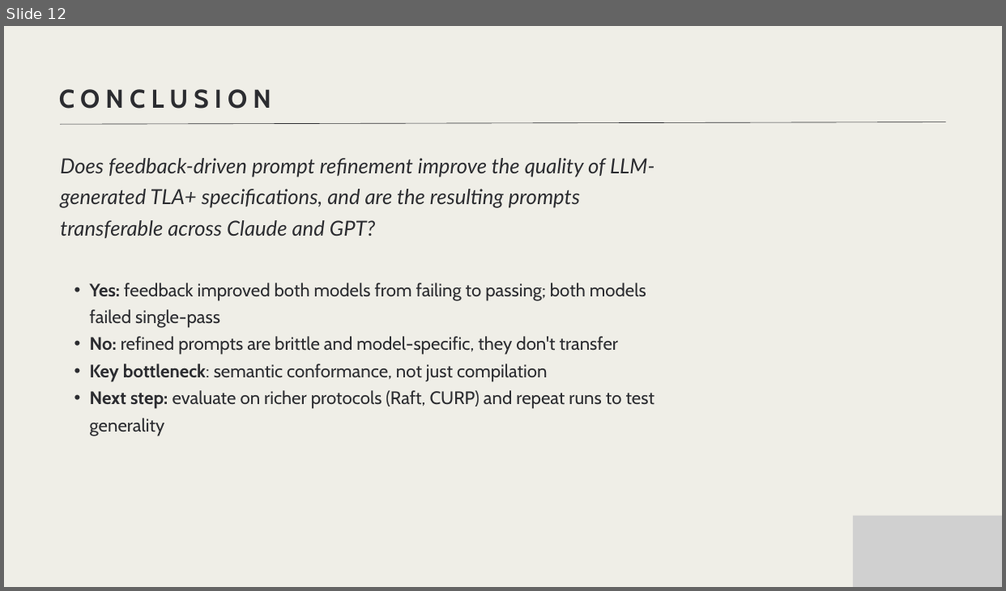
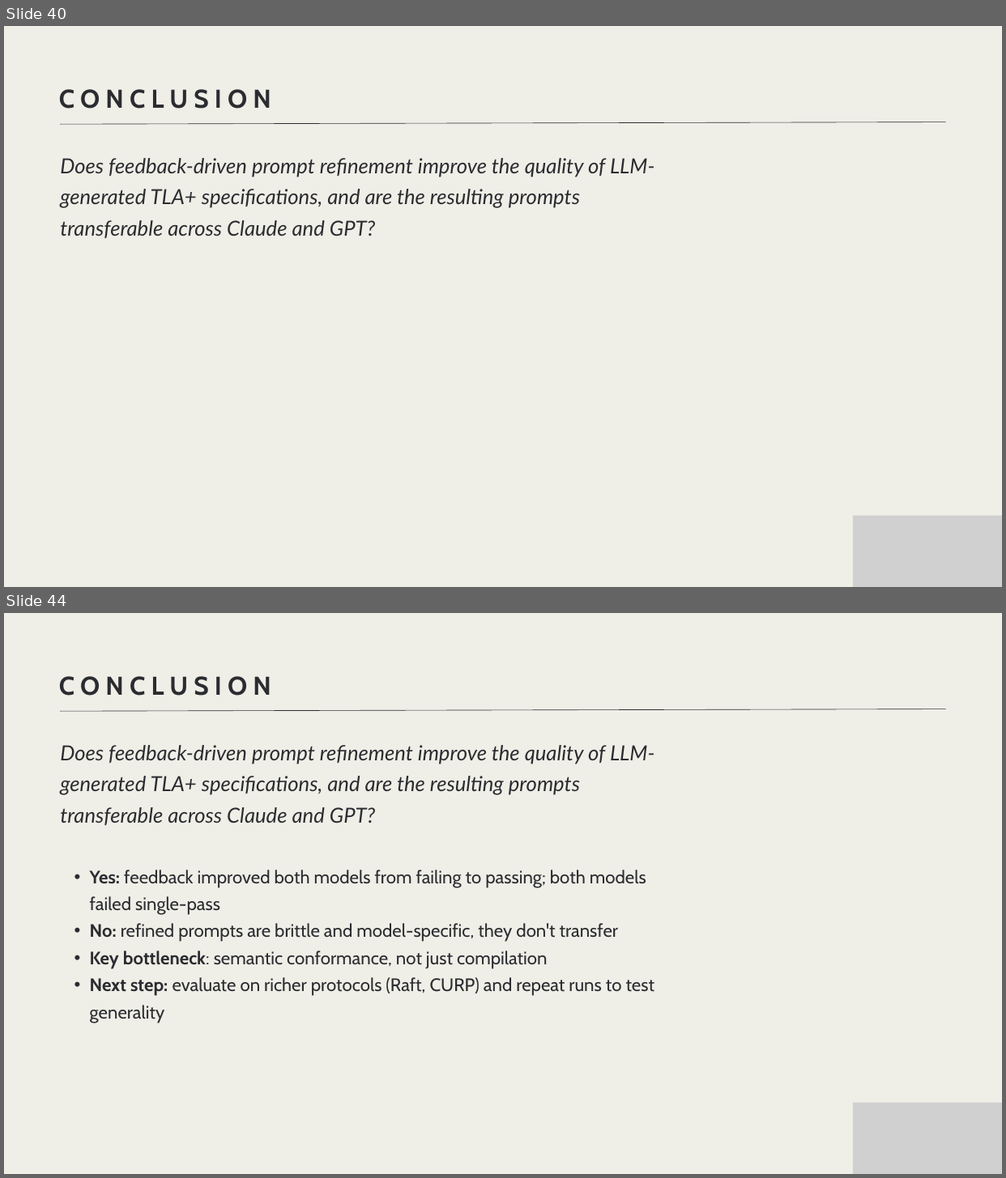
Before and after one commit to makhana/SysMoBench-research, a slide deck: Presentation.pptx. Shown one above the other, each under a label of ours: slide 12 before the commit, slides 40 and 44 after it; the slides between them are not shown. The pictures are 1006x591 and 1006x1178 pixels, drawn with LibreOffice and Linux fonts; fonts in the diff are those of the drawing; grey boxes stand for pictures. Boxes give left, top, right and bottom in pixels: in the first picture for what was removed or moved away, otherwise in the second. Text is boxed around its words. In the diff, an @@ line names an element or a change of style, - is before the commit and + after.

```diff
--- a/Presentation.pptx
+++ b/Presentation.pptx
@@ slide 40 added at [4,26,1002,587], background #EFEEE7 @@
@@ text added at [59,89,271,109], 37.1 pt, text #2B2C30, bold @@
+CONCLUSION
@@ line added from (60, 124) to (945, 122), #2B2C30 0.75 pt @@
@@ text added at [60,158,655,238], 30 pt, text #2B2C30, italic @@
+Does feedback-driven prompt refinement improve the quality of LLM-generated TLA+ specifications, and are the resulting prompts transferable across Claude and GPT?
@@ picture added at [853,516,1002,587] @@
@@ what was slide 12 is now slide 44 @@
```
Also in this commit, not shown: 6 slides changed, 31 other slides added.
